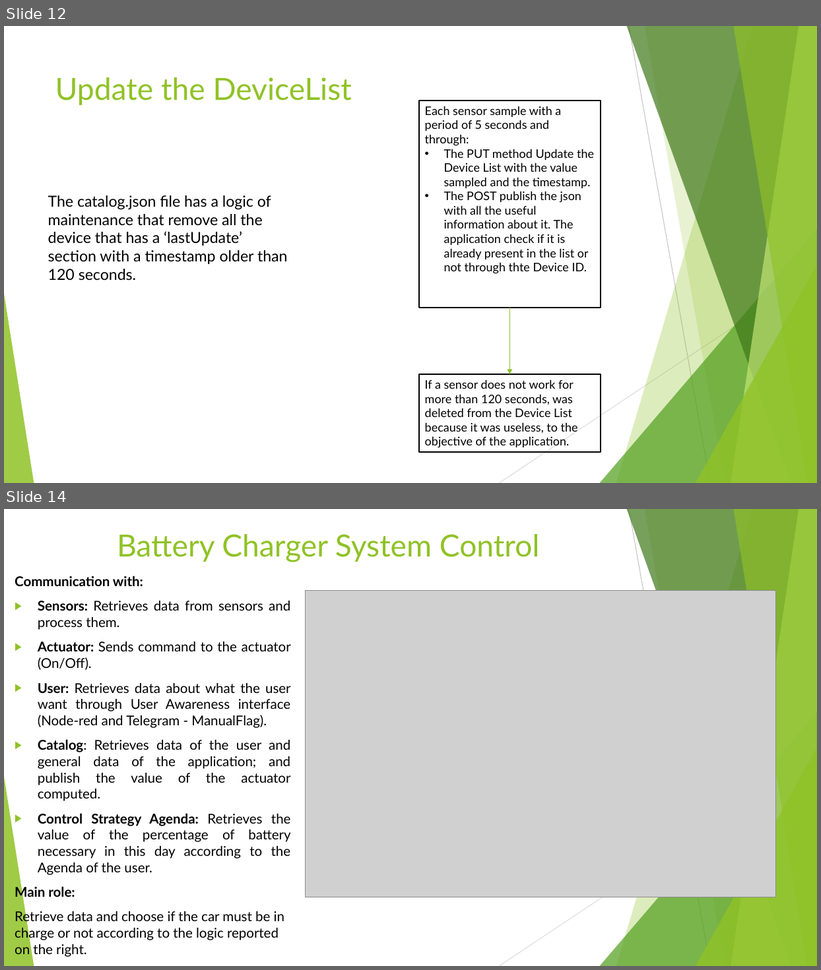
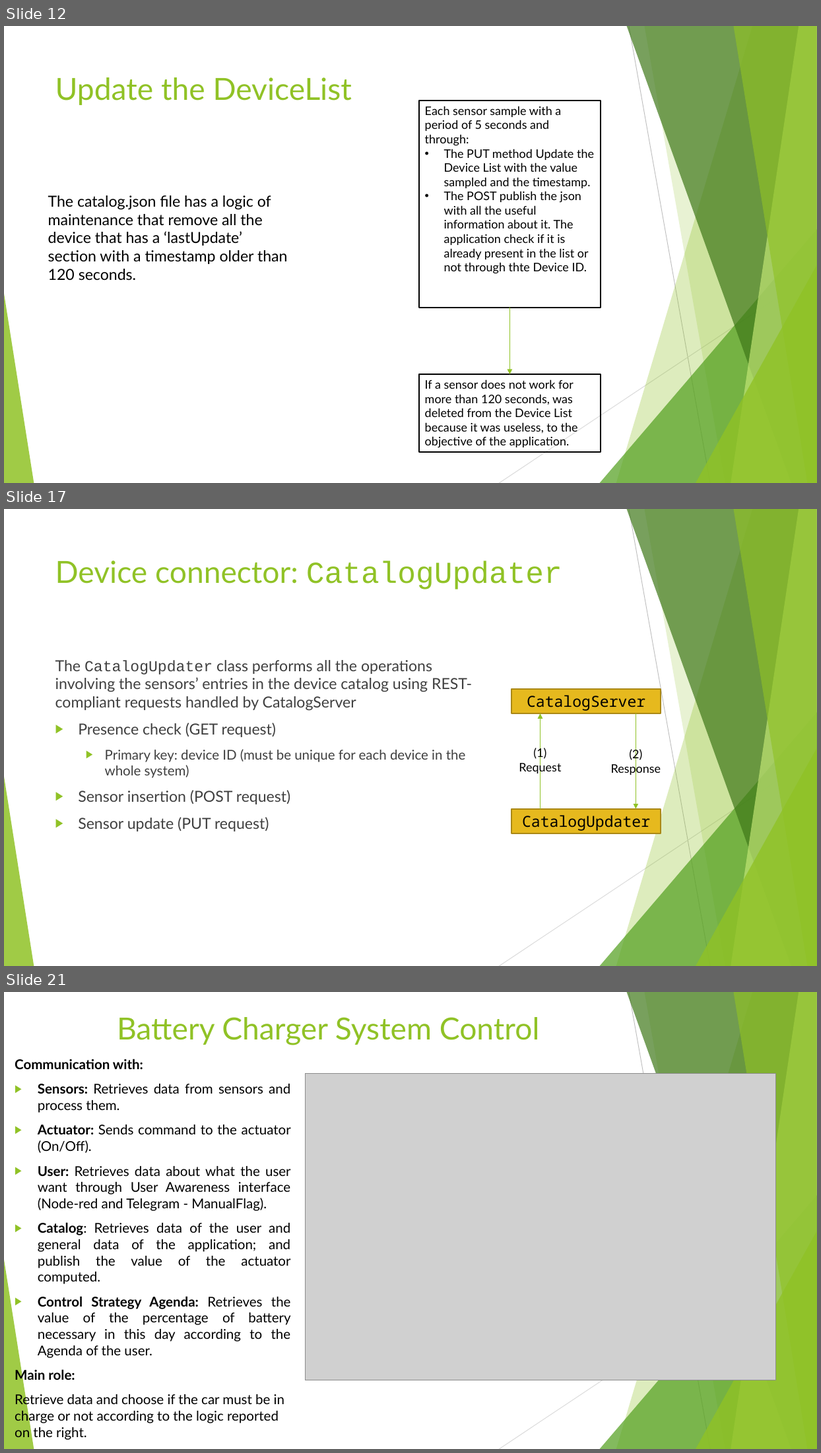
Before and after one commit to annageraci/Battery_Charger_Smart, a slide deck: Materiale Extra/Presentazione del progetto .pptx. Shown one above the other, each under a label of ours: slides 12 and 14 before the commit, slides 12, 17 and 21 after it; the slides between them are not shown. The pictures are 821x970 and 821x1453 pixels, drawn with LibreOffice and Linux fonts; fonts in the diff are those of the drawing; grey boxes stand for pictures. Boxes give left, top, right and bottom in pixels: in the first picture for what was removed or moved away, otherwise in the second. Text is boxed around its words. In the diff, an @@ line names an element or a change of style, - is before the commit and + after.

```diff
--- a/Materiale Extra/Presentazione del progetto .pptx
+++ b/Materiale Extra/Presentazione del progetto .pptx
@@ slide 17 added at [4,509,817,966], background #FFFFFF; not listed: 10 template elements that a slide beside it also shows @@
@@ title added at [55,560,562,590], 36 pt, text #90C226 @@
+Device connector: CatalogUpdater
@@ text added at [55,660,472,832], 18 pt, text #404040 @@
+The CatalogUpdater class performs all the operations involving the sensors’ entries in the device catalog using REST-compliant requests handled by CatalogServer
+▶ Presence check (GET request)
+  ▶ Primary key: device ID (must be unique for each device in the whole system)
+▶ Sensor insertion (POST request)
+▶ Sensor update (PUT request)
@@ rectangle added at [512,689,661,714], fill #E6B91E, outline #AA8916 1.5 pt, 18 pt, text #000000 @@
+CatalogServer
@@ arrow added from (540, 809) to (540, 714), #90C226 1 pt @@
@@ arrow added from (636, 714) to (636, 809), #90C226 1 pt @@
@@ text added at [519,747,561,775], 14 pt, text #000000 @@
+(1)
+Request
@@ text added at [611,749,661,776], 14 pt, text #000000 @@
+(2)
+Response
@@ rectangle added at [512,809,661,834], fill #E6B91E, outline #AA8916 1.5 pt, 18 pt, text #000000 @@
+CatalogUpdater
@@ what was slide 14 is now slide 21 @@
```
Also in this commit, not shown: 1 slide changed, 7 other slides added, 1 slide removed.
